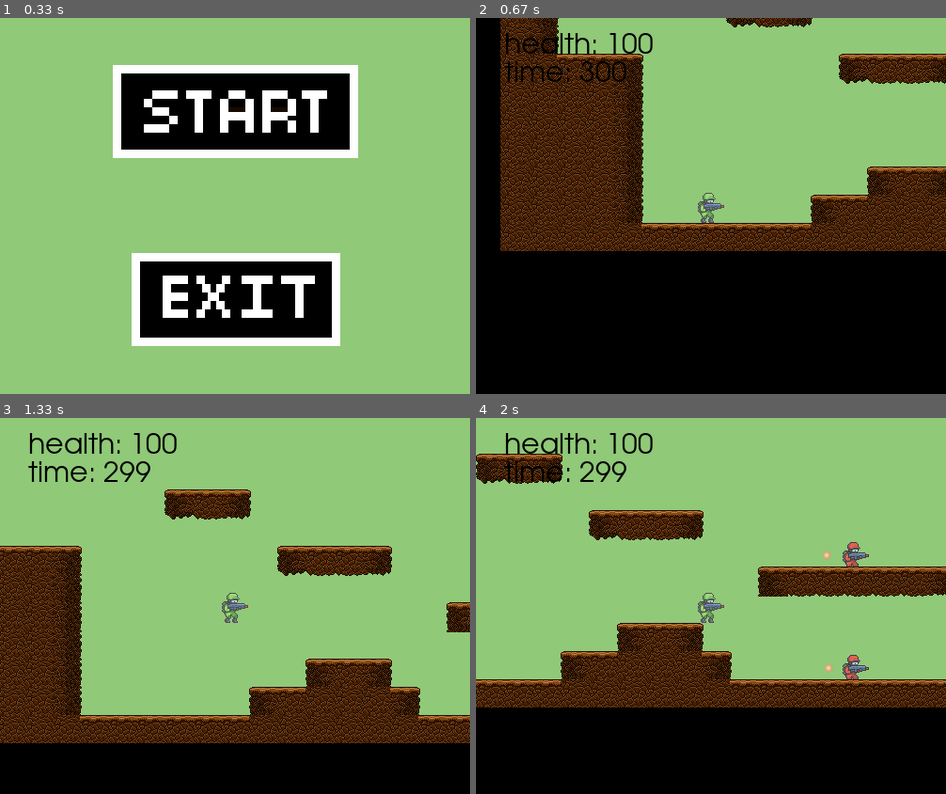
Above: before the commit, frames 1-4 (two rows, left to right).
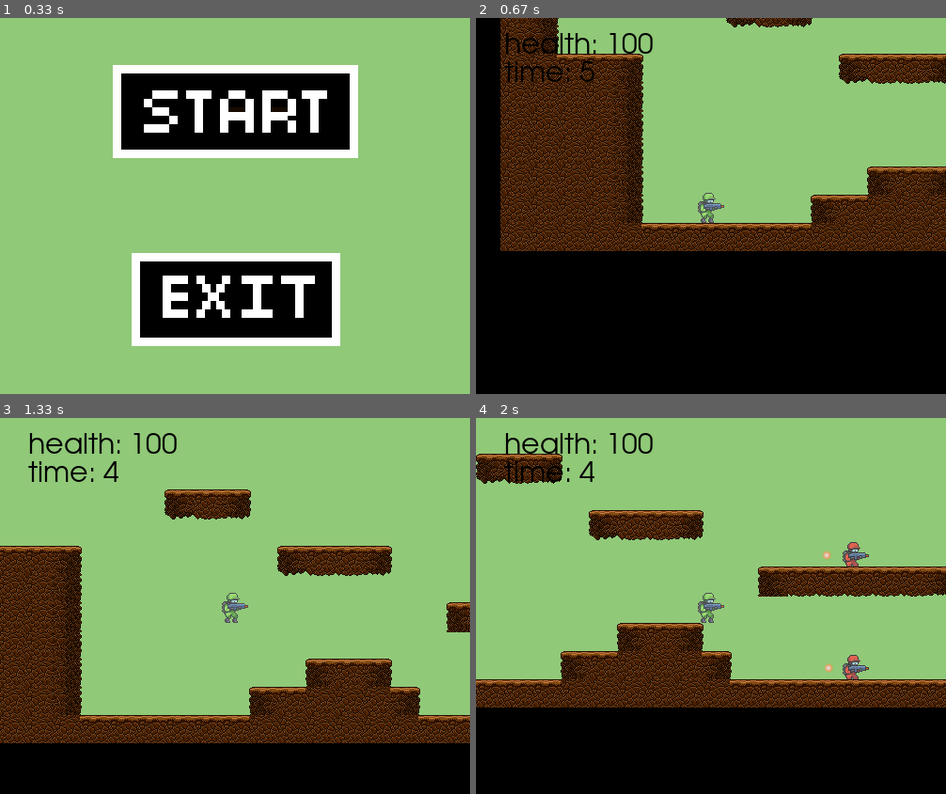
Above: after the commit, the same moments.

Repository: SSHS-COMnC/PygameLecture2023
Game: pygame game, started from main.py
The game is run twice, just before and just after one commit, with the same random seed, the same clock (stepped at 60 frames per second) and the same inputs.
Inputs (mouse positions are in pixels of both pictures, inside the frame that each line leads up to):
- Up to frame 1 (0.33 s): no input
- Up to frame 2 (0.67 s): click (711, 112) at 0.38 s
- Up to frame 3 (1.33 s): hold D 0.67-1.13 s; move the mouse to (216, 621) at 0.7 s; hold W from 1.17 s (still down)
- Up to frame 4 (2 s): release W at 1.47 s; hold D 1.5-1.97 s

Frame 1 is identical in both runs. In frame 2, 0.1% of the frame differs, in the area x 22-32%, y 11-17%; in frame 3, 0.3%; in frame 4, 0.3%.

Commit message:
asfawefwafvrdw

Diff:
--- a/classes.py
+++ b/classes.py
@@ -418,10 +418,10 @@
                 if event.key == pygame.K_d:
                     Player.player.x_speed = 0
 
-            if event.type == pygame.USEREVENT and not self.end and self.start:
+            if event.type == pygame.USEREVENT and not self.end and self.start and Player.player.alive():
                 self.counter -= 1
                 if self.counter == 0:
-                    Player.player.health = 0
+                    self.end = True
 
     def save_score(self):
         self.user_name = input("Enter your name: ")
@@ -450,9 +450,14 @@
 
     def draw_ending(self):
         self.screen.fill(BG)
-        self.draw_text(f"score: {self.counter + Player.player.health}", "black", TILE_SIZE, TILE_SIZE * 1.5)
-        if self.exit_button.draw(self.screen):
-            self.run = False
+        if self.counter <= 0:
+            self.draw_text(f"GAME OVER", "black", TILE_SIZE, TILE_SIZE * 1.5)
+            if self.exit_button.draw(self.screen):
+                self.run = False
+        else:
+            self.draw_text(f"score: {self.counter + Player.player.health}", "black", TILE_SIZE, TILE_SIZE * 1.5)
+            if self.exit_button.draw(self.screen):
+                self.run = False
 
     def draw(self):
         self.camera.move()
--- a/constants.py
+++ b/constants.py
@@ -19,7 +19,7 @@
 ENEMY_RANGE = 200
 ENEMY_COOLDOWN = 100
 
-TIME_LIMIT = 300
+TIME_LIMIT = 5
 
 # define colours
 BG = (144, 201, 120)  # background color
Binary file changed: score.pkl
